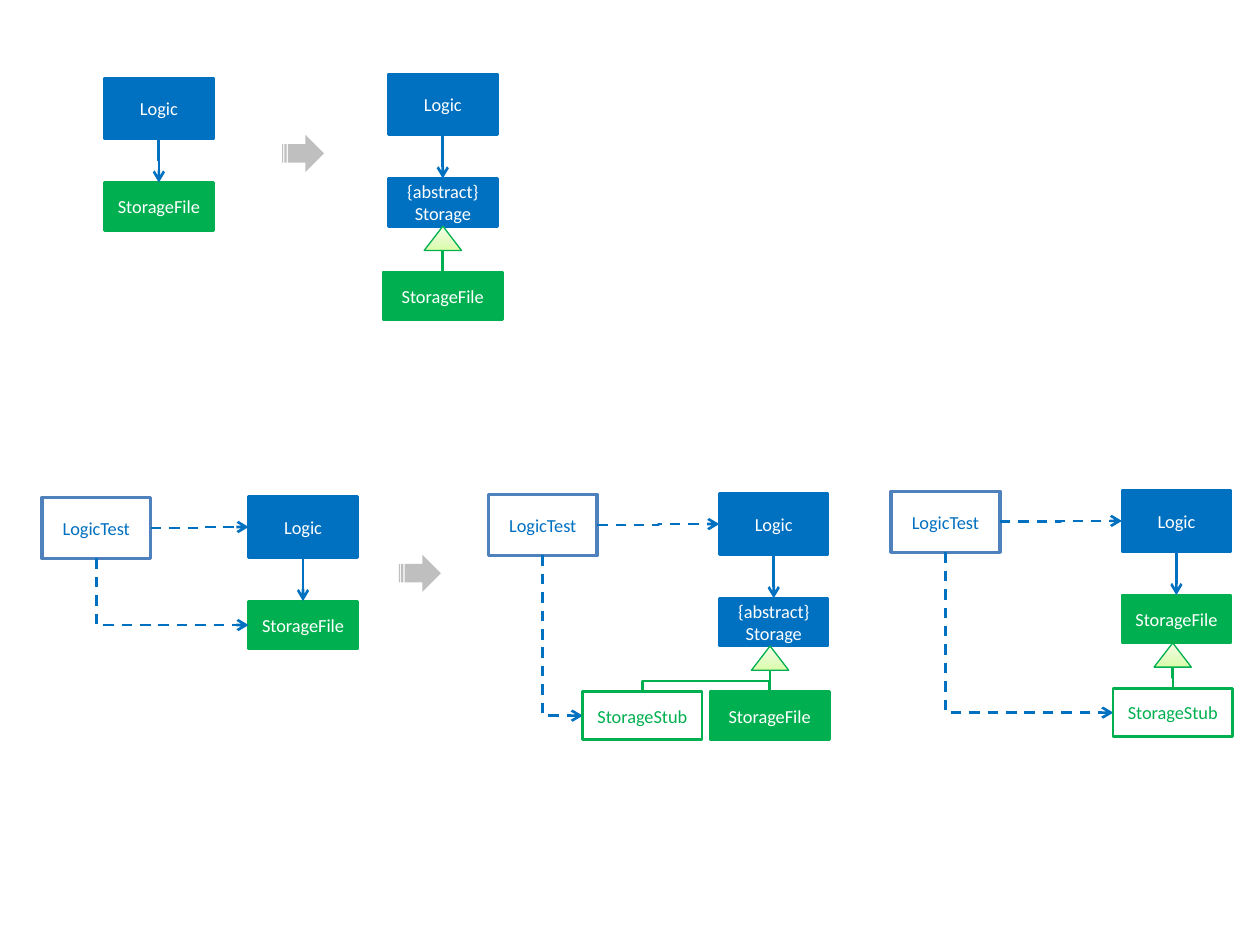
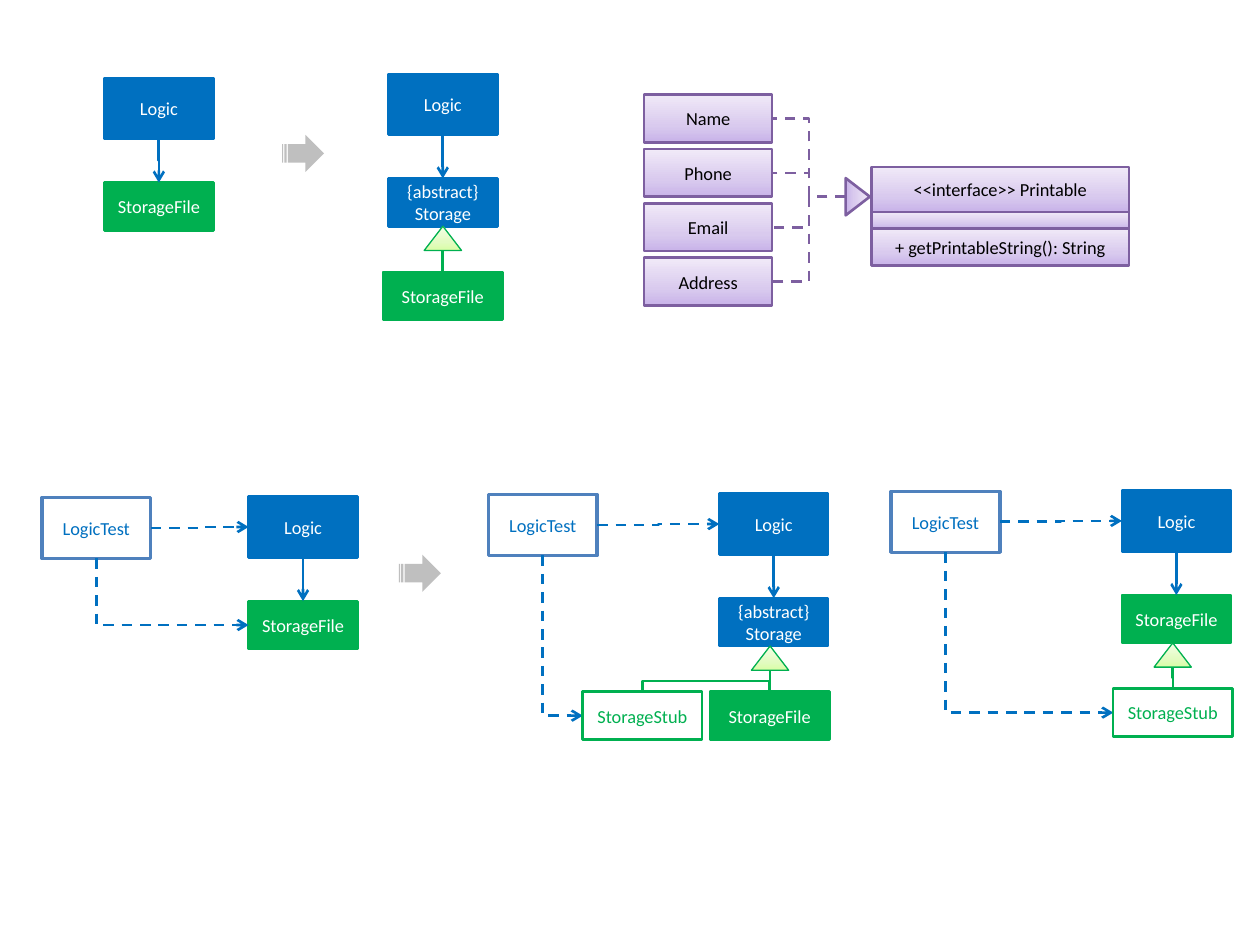
Before and after one commit to se-edu/addressbook-level25, a slide deck: slide 4 of doc/Diagrams.pptx (slide 3 before the commit). Drawn at 1260x945 pixels with LibreOffice and Linux fonts; fonts in the diff are those of the drawing. Boxes give left, top, right and bottom in pixels: in the first picture for what was removed or moved away, otherwise in the second. Text is boxed around its words. In the diff, an @@ line names an element or a change of style, - is before the commit and + after.

Commit message:
Learning Outcomes: Add LO-Interfaces

```diff
--- a/doc/Diagrams.pptx
+++ b/doc/Diagrams.pptx
@@ rectangle added at (644,94,772,142), fill gradient #C9B5E8 to #D8CBEE to #F0EAF9, outline #7D60A0 1.5 pt, 10.5 pt, text #000000 @@
+Name
@@ elbow line added from (845, 197) to (772, 118), #7D60A0 1.5 pt dashed @@
@@ rectangle added at (644,149,772,197), fill gradient #C9B5E8 to #D8CBEE to #F0EAF9, outline #7D60A0 1.5 pt, 10.5 pt, text #000000 @@
+Phone
@@ elbow line added from (845, 197) to (772, 173), #7D60A0 1.5 pt dashed @@
@@ triangle added at (846,178,870,216), fill gradient #C9B5E8 to #D8CBEE to #F0EAF9, outline #7D60A0 1.5 pt @@
@@ rectangle added at (872,166,1129,212), fill gradient #C9B5E8 to #D8CBEE to #F0EAF9, outline #7D60A0 1.5 pt, 10.5 pt, text #000000 @@
+<<interface>> Printable
@@ rectangle added at (644,203,772,251), fill gradient #C9B5E8 to #D8CBEE to #F0EAF9, outline #7D60A0 1.5 pt, 10.5 pt, text #000000 @@
+Email
@@ elbow line added from (845, 197) to (772, 227), #7D60A0 1.5 pt dashed @@
@@ elbow line added from (845, 197) to (772, 282), #7D60A0 1.5 pt dashed @@
@@ rectangle added at (872,212,1129,228), fill gradient #C9B5E8 to #D8CBEE to #F0EAF9, outline #7D60A0 1.5 pt @@
@@ rectangle added at (872,228,1129,266), fill gradient #C9B5E8 to #D8CBEE to #F0EAF9, outline #7D60A0 1.5 pt, 10.5 pt, text #000000 @@
++ getPrintableString(): String
@@ rectangle added at (644,258,772,306), fill gradient #C9B5E8 to #D8CBEE to #F0EAF9, outline #7D60A0 1.5 pt, 10.5 pt, text #000000 @@
+Address
```
Also in this commit, not shown: 1 slide added, 3 other files.
